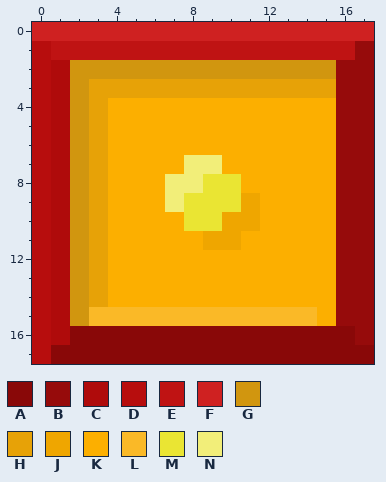
Pixel-art file, stored at art/asesprite files/gourdie_001.aseprite. This is how it looked before the edit.
18x18 pixels, 1 frame.
Visible layers, top first: "Layer 3", "Layer 4", "Layer 1".
Palette (. is transparent): A #890808  B #960b0b  C #af0b0b  D #b70d0d  E #bf1313  F #cf2121  G #d1960f  H #e7a207  J #efa600  K #fcaf00  L #fab927  M #eae533  N #f2ee79
Pixels before, first column x 0:
 0 FFFFFFFFFFFFFFFFFF
 1 DEEEEEEEEEEEEEEEEB
 2 DCGGGGGGGGGGGGGGBB
 3 DCGHHHHHHHHHHHHHBB
 4 DCGHKKKKKKKKKKKKBB
 5 DCGHKKKKKKKKKKKKBB
 6 DCGHKKKKKKKKKKKKBB
 7 DCGHKKKKNNKKKKKKBB
 8 DCGHKKKNNMMKKKKKBB
 9 DCGHKKKNMMMJKKKKBB
10 DCGHKKKKMMJJKKKKBB
11 DCGHKKKKKJJKKKKKBB
12 DCGHKKKKKKKKKKKKBB
13 DCGHKKKKKKKKKKKKBB
14 DCGHKKKKKKKKKKKKBB
15 DCGLLLLLLLLLLLLKBB
16 DCAAAAAAAAAAAAAAAB
17 DAAAAAAAAAAAAAAAAA
The result:
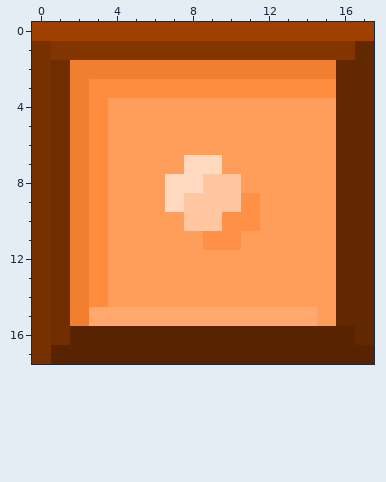
Changes in this commit:
layer "ToggleOn" hue added
colour A: #890808 -> #572300
colour B: #960b0b -> #622800
colour C: #af0b0b -> #702d00
colour D: #b70d0d -> #773000
colour E: #bf1313 -> #833500
colour F: #cf2121 -> #9e4000
colour G: #d1960f -> #f27f30
colour H: #e7a207 -> #ff8c3d
colour J: #efa600 -> #ff9146
colour K: #fcaf00 -> #ff9d5a
colour L: #fab927 -> #ffa96f
colour M: #eae533 -> #ffc6a0
colour N: #f2ee79 -> #ffdac1
Changed places in both pictures, as pixel boxes (x1, y1, x2, y2):
changed: (32, 22, 374, 364)
